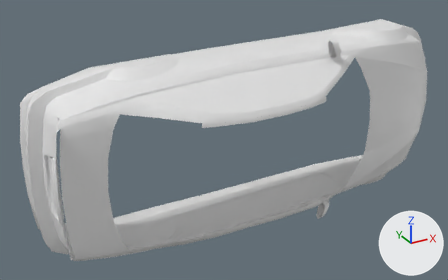
A saved change to the OBJ model BMW/M3GTR/Meshes/body.obj.
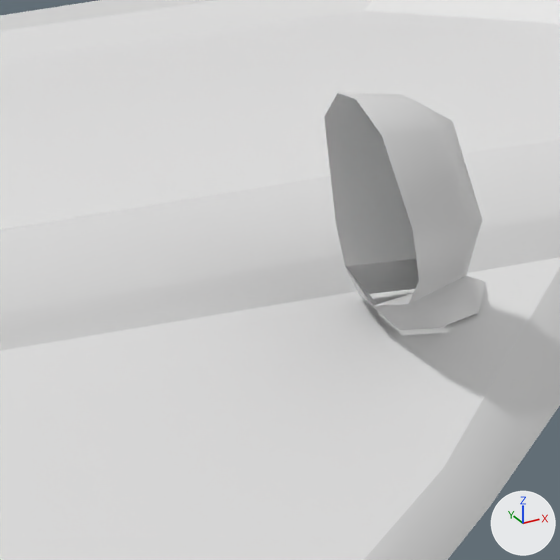
The first picture shows the older version from a 50 mm lens placed at (-126.2, -209.9, 95.5), pointed at (-19.7, -16.3, -1.3). The close-ups show the older and then the newer version on the part from 67% to 78% of the width and 12% to 29% of the height of that picture. Only the edits that show in the close-ups are written down. The lights are fixed; the arrows at lower right show +X, +Y and +Z. Where no turn or scale is listed for an object, it has been applied to the vertices.

The first close-up shows 'shape11', 'shape11.020', 'shape13.002' and 1 more.
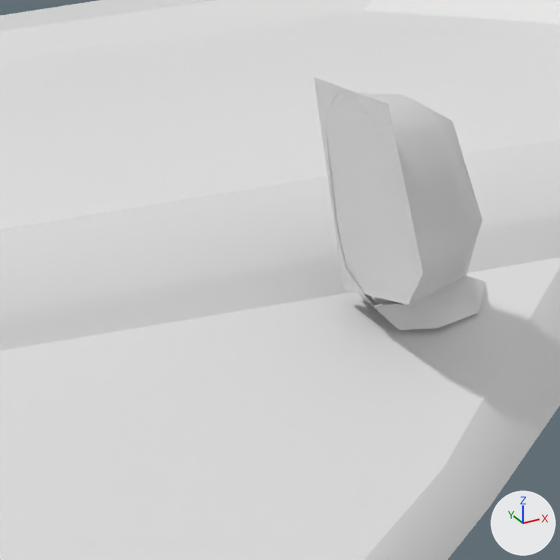
Changed parts and their boxes [x1, y1, x2, y2] in the close-ups (560 x 560 px):
```json
{"object": "shape11.030", "change": "added", "after": [314, 77, 423, 305]}
```

The change, as JSON lines over the scene's bpy script:
```json
{"op": "add", "block": "me_shape11_030", "code": ["me_shape11_030 = bpy.data.meshes.new('shape11.030')", "me_shape11_030.from_pydata([(14.9, -35.6, 37.7), (17.1, -31.4, 30.4), (14.9, -32.0, 37.7), (17.0, -34.9, 30.8), (16.6, -35.9, 32.2), (14.9, -35.6, -37.7), (17.1, -31.4, -30.4), (14.9, -32.0, -37.7), (17.0, -34.9, -30.8), (16.6, -35.9, -32.2)], [], [(4, 1, 3), (2, 1, 0), (6, 9, 8), (7, 5, 6), (4, 0, 1), (6, 5, 9)])"]}
{"op": "add", "block": "ob_shape11_030", "code": ["ob_shape11_030 = bpy.data.objects.new('shape11.030', me_shape11_030)", "ob_shape11_030.location = (0.0, 0.0, 0.0)"]}
```
